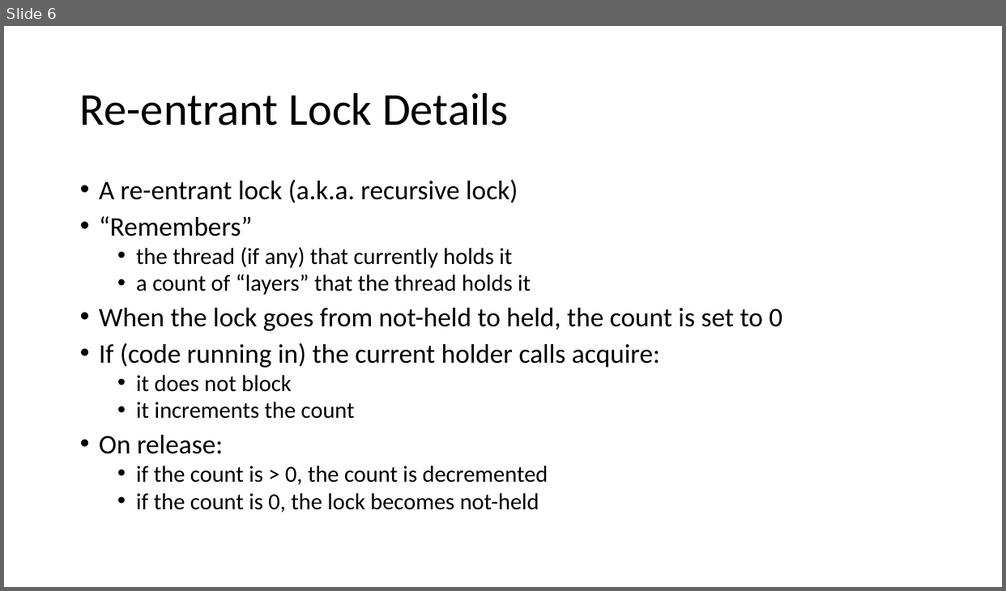
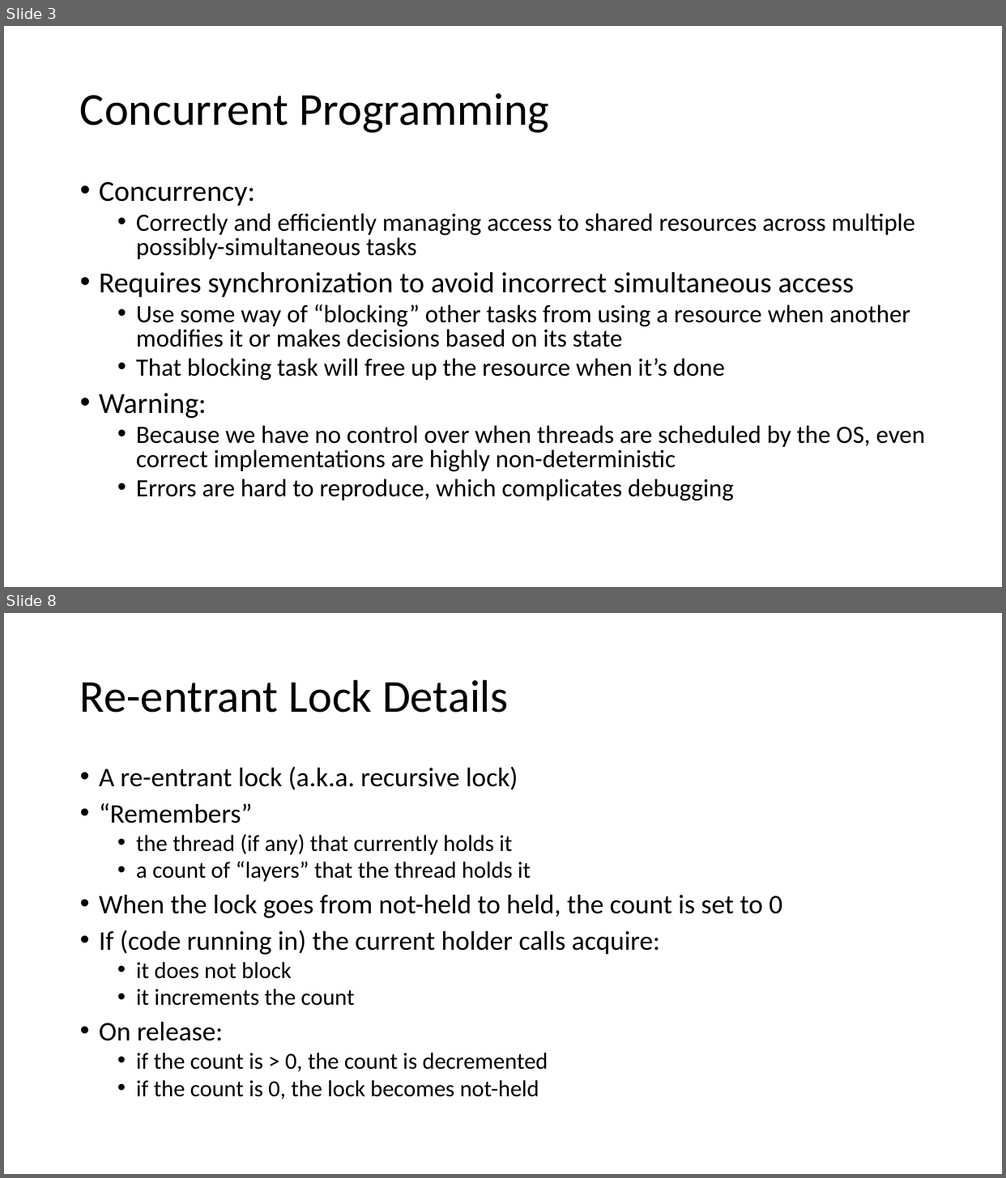
Before and after one commit to natebrunelle/cse332, a slide deck: markdown/files/slides/lecture20_concurrency2.pptx. Shown one above the other, each under a label of ours: slide 6 before the commit, slides 3 and 8 after it; the slides between them are not shown. The pictures are 1006x591 and 1006x1178 pixels, drawn with LibreOffice and Linux fonts; fonts in the diff are those of the drawing. Boxes give left, top, right and bottom in pixels: in the first picture for what was removed or moved away, otherwise in the second. Text is boxed around its words. In the diff, an @@ line names an element or a change of style, - is before the commit and + after.

```diff
--- a/markdown/files/slides/lecture20_concurrency2.pptx
+++ b/markdown/files/slides/lecture20_concurrency2.pptx
@@ slide 3 added at <box>4,26,1002,587</box>, background #FFFFFF @@
@@ title added at <box>80,93,549,133</box>, 44 pt, text #000000 @@
+Concurrent Programming
@@ text added at <box>99,182,925,501</box>, 24 pt, text #000000 @@
+• Concurrency:
+  • Correctly and efficiently managing access to shared resources across multiple possibly-simultaneous tasks
+• Requires synchronization to avoid incorrect simultaneous access
+  • Use some way of “blocking” other tasks from using a resource when another modifies it or makes decisions based on its state
+  • That blocking task will free up the resource when it’s done
+• Warning:
+  • Because we have no control over when threads are scheduled by the OS, even correct implementations are highly non-deterministic
+  • Errors are hard to reproduce, which complicates debugging
@@ what was slide 6 is now slide 8 @@
```
Also in this commit, not shown: 27 slides changed, 4 other slides added, 2 slides removed, 12 other files.
